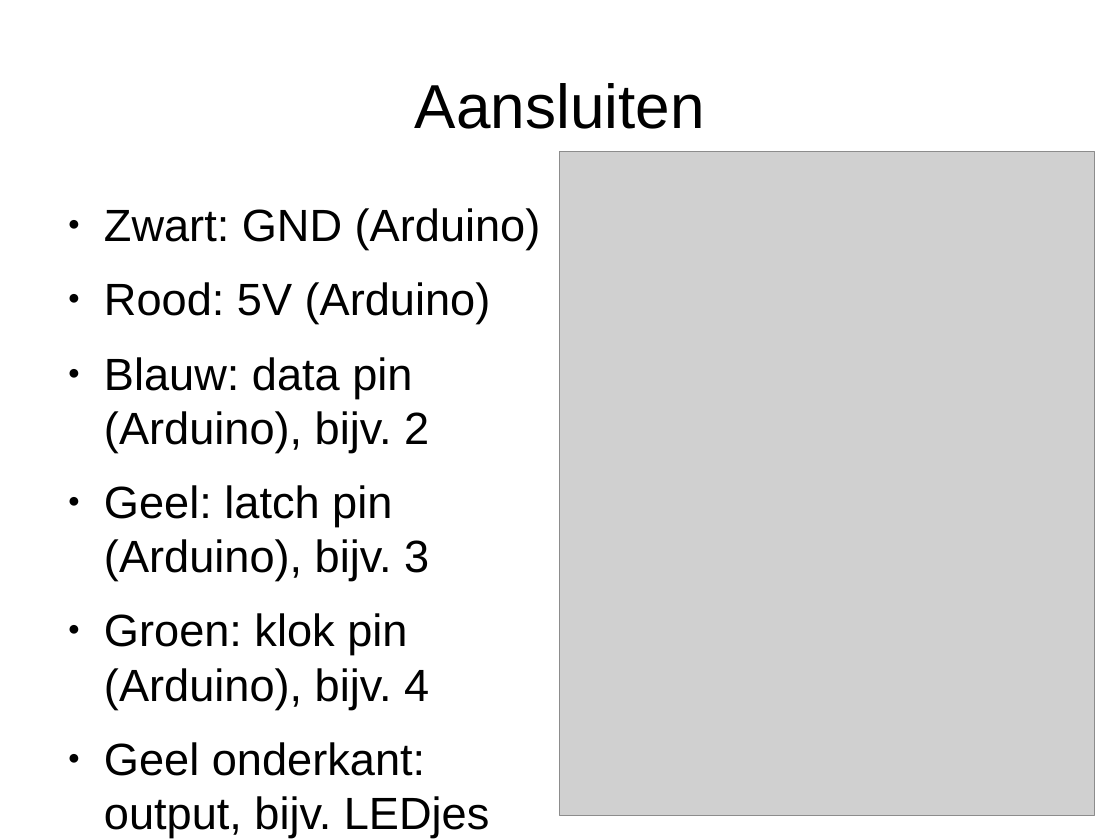
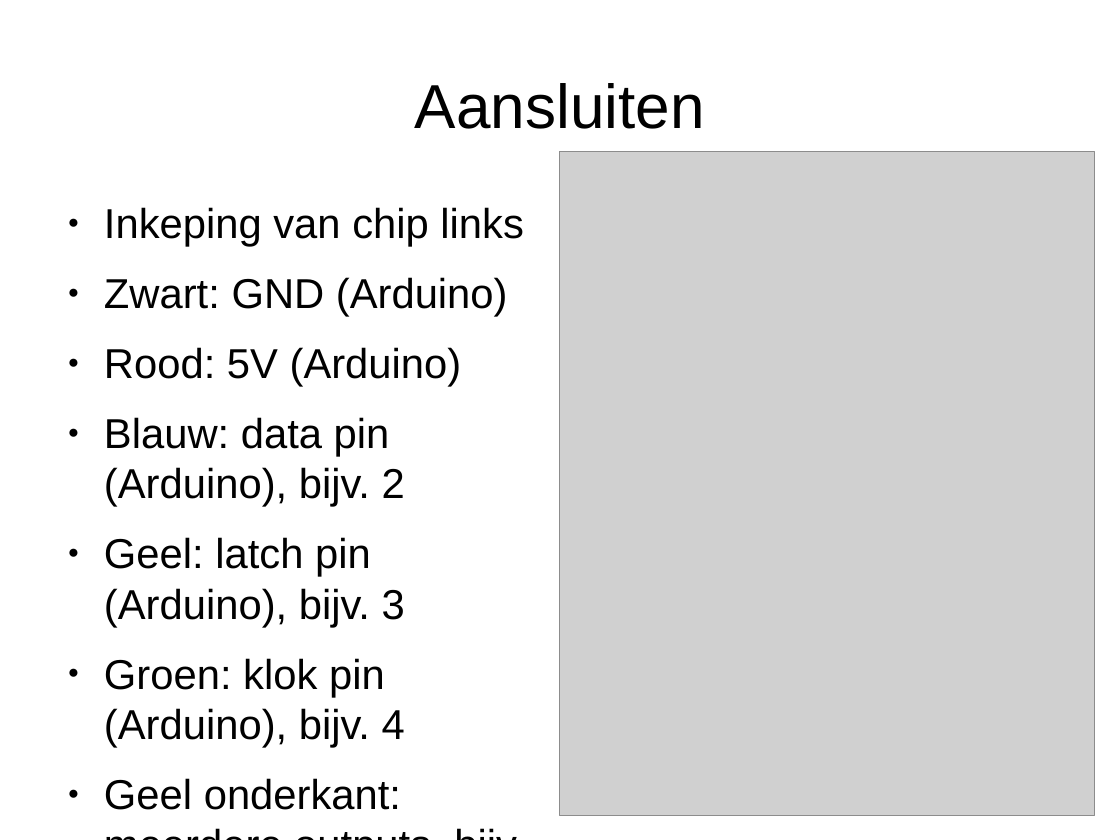
Before and after one commit to djog/arduino_cursus, a slide deck: slide 4 of Raw/ShiftRegistersSN74HC595.odp. Drawn at 1120x840 pixels with LibreOffice and Linux fonts; fonts in the diff are those of the drawing; grey boxes stand for pictures. Boxes give left, top, right and bottom in pixels: in the first picture for what was removed or moved away, otherwise in the second. Text is boxed around its words. In the diff, an @@ line names an element or a change of style, - is before the commit and + after.

```diff
--- a/Raw/ShiftRegistersSN74HC595.odp
+++ b/Raw/ShiftRegistersSN74HC595.odp
@@ text at (x1=104, y1=207, x2=524, y2=247): paragraph added @@
+● Inkeping van chip links
@@ text at (x1=104, y1=277, x2=508, y2=748): size 32 to 29.6 pt in "Zwart: GND (Arduino)", "Rood: 5V (Arduino)", "Blauw: data pin (Arduino), bijv. 2", "Geel: latch pin (Arduino), bijv. 3" and 1 more places @@
@@ text at (x1=104, y1=778, x2=401, y2=810): text changed; size 32 to 29.6 pt @@
-● Geel onderkant: output, bijv. LEDjes
+● Geel onderkant: meerdere outputs, bijv. 8 LEDjes
```
Also in this commit, not shown: 3 other slides changed, 5 other files.
